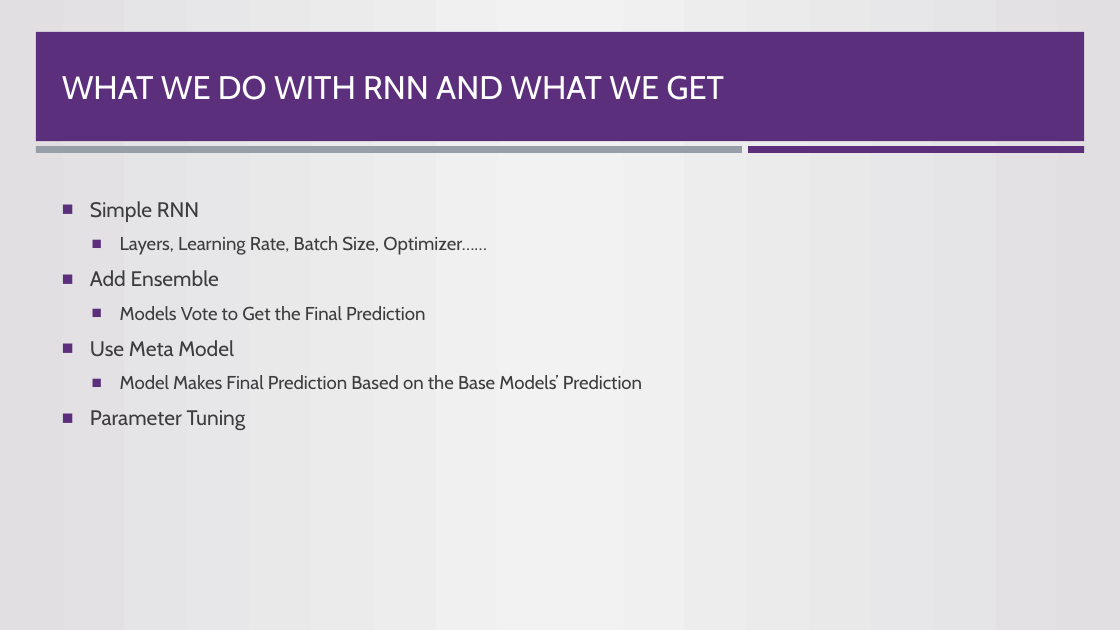
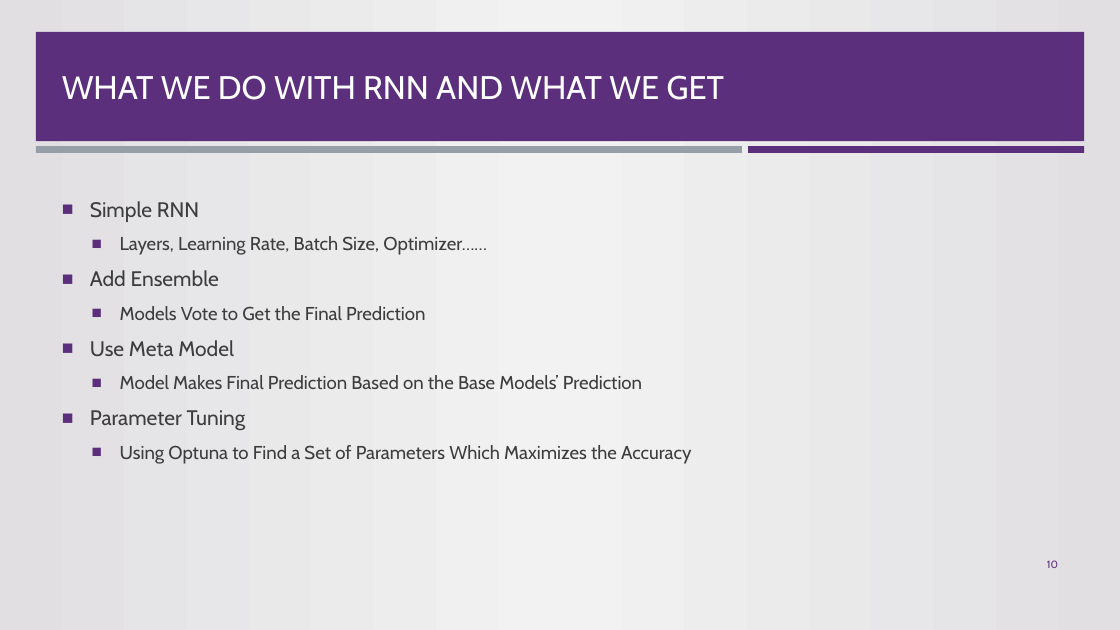
Before and after one commit to sunyrain/MLTask, a slide deck: slide 10 of Presentation.pptx (slide 8 before the commit). Drawn at 1120x630 pixels with LibreOffice and Linux fonts; fonts in the diff are those of the drawing; background and template pictures are left out. Boxes give left, top, right and bottom in pixels: in the first picture for what was removed or moved away, otherwise in the second. Text is boxed around its words. In the diff, an @@ line names an element or a change of style, - is before the commit and + after.

```diff
--- a/Presentation.pptx
+++ b/Presentation.pptx
@@ text at [120, 445, 691, 464]: paragraph added @@
+  ■ Using Optuna to Find a Set of Parameters Which Maximizes the Accuracy
@@ page number added at [1047, 560, 1058, 568], 9 pt, text #5C2F7D @@
+10
```
Also in this commit, not shown: 9 other slides changed, 5 slides added.
